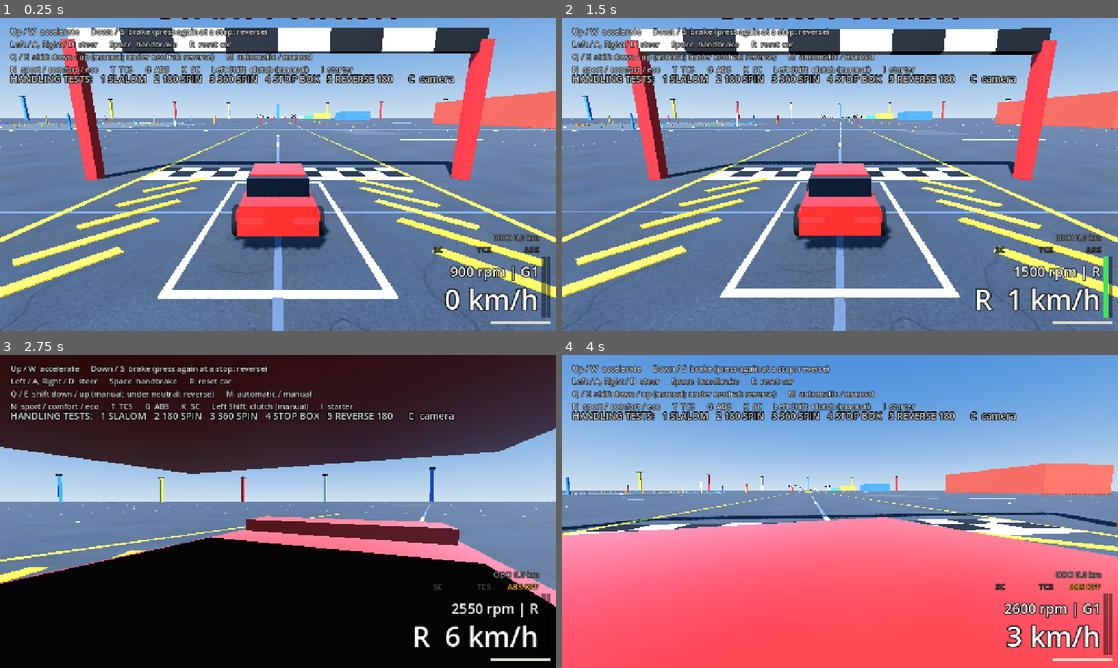
Above: before the commit, frames 1-4 (two rows, left to right).
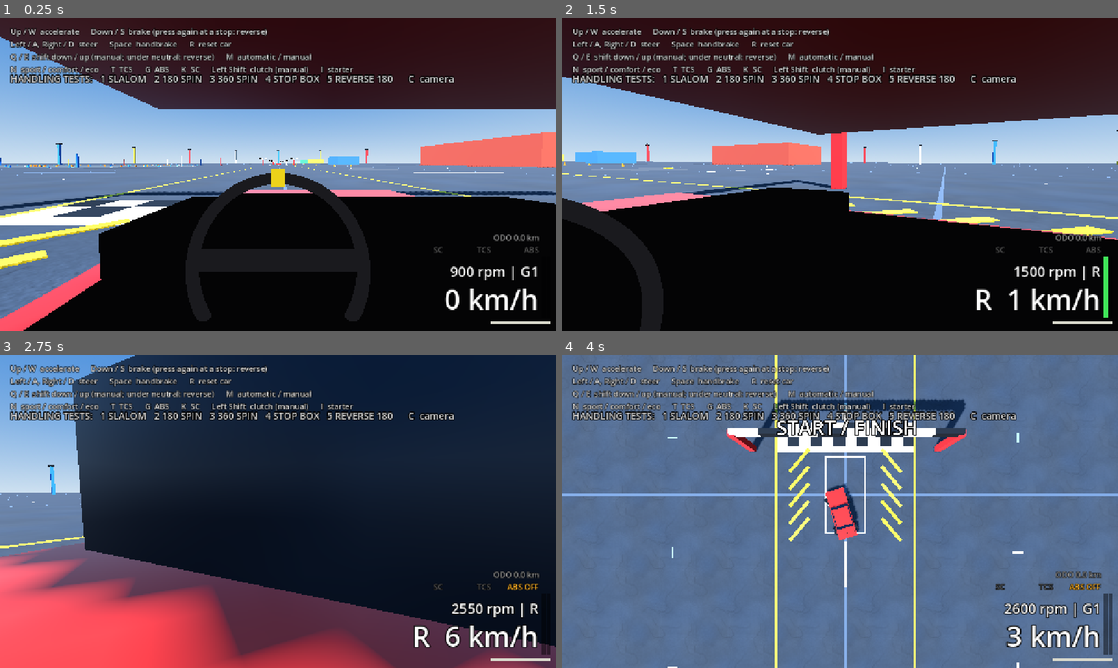
Above: after the commit, the same moments.

Repository: kokosro/factory-driver
Game: Godot game, scene res://scenes/main.tscn
Two runs of this game, one before a commit and one after it. Both use one fixed random seed, a clock stepped at 60 frames per second and the inputs below.
Inputs:
- Up to frame 1 (0.25 s): no input
- Up to frame 2 (1.5 s): tap Enter at 0.5 s; hold Right (steer_right) 0.53-1.28 s; hold B (look_back) 0.53-1.28 s; tap C (camera_cycle) at 0.6 s; hold Down (brake) from 1.28 s (still down); tap B (look_back) at 1.35 s
- Up to frame 3 (2.75 s): tap C (camera_cycle) at 1.55 s; release Down (brake) at 2.03 s; hold Right (steer_right) from 2.03 s (still down); hold B (look_back) from 2.03 s (still down); tap G (abs_toggle) at 2.1 s
- Up to frame 4 (4 s): release Right (steer_right) at 2.78 s; release B (look_back) at 2.78 s; hold Up (accelerate) 2.78-3.53 s; tap C (camera_cycle) at 2.85 s; hold Left (steer_left) from 3.53 s (still down); hold Shift (clutch_pedal) from 3.53 s (still down); tap B (look_back) at 3.8 s

The runs differ from the first frame. In frame 1, 87% of the frame differs, in the area x 0-100%, y 0-100%; in frame 2, 87%; in frame 3, 87%; in frame 4, 92%.

Commit message:
Camera: come up in the car's own view, the cockpit on a car not yet driven
_ready asks the car for the view it was left in (ArcadeCar.camera_view, which
its _ready has already loaded: the car is this camera's sibling in main.tscn
and children come first) instead of always cutting to chase. A car that has
not been driven says cockpit - the driver starts inside the car - and so does
anything that is no view to be left in, the held rear view among them.

cycle_mode hands the new view back to the car; only the cycle key does, so the
rear view look_back cuts to, and set_mode from anywhere else, leave the car's
remembered view alone. The camera still knows nothing of the store.

Diff:
--- a/scripts/chase_camera.gd
+++ b/scripts/chase_camera.gd
@@ -1,10 +1,19 @@
 extends Camera3D
-## The game's one camera. Starts as a third-person chase camera that swings in
-## behind the car's heading and trails its position with a little lag, so the
-## car visibly moves against the frame when it accelerates, brakes or turns.
-## The camera_cycle action steps through the other views: cockpit, front
-## (bonnet), overhead and wheel (down by the front-left tyre), then back to
-## chase. Holding look_back looks behind for as long as it is held: from the
+## The game's one camera. Starts in the view the car was last driven in, which
+## on a car that has not been driven yet is the cockpit: the driver gets in
+## where the last one got out (ArcadeCar.camera_view, kept per car by
+## OdometerStore). The camera_cycle action steps round the views from there:
+## cockpit, front (bonnet), overhead, wheel (down by the front-left tyre),
+## chase - the third-person view that swings in behind the car's heading and
+## trails its position with a little lag, so the car visibly moves against the
+## frame when it accelerates, brakes or turns - and round to the cockpit again.
+##
+## The camera knows nothing of where a view is kept: the car holds camera_view
+## and the store keeps it. The camera reads it once here and hands back every
+## view the cycle key lands on (cycle_mode) - and only those: the held rear
+## view is not a view a car is left in.
+##
+## Holding look_back looks behind for as long as it is held: from the
 ## inside views (cockpit, front) the head turns round over the shoulder, the eye
 ## where it was and mode_name() what it was; from the outside views (chase,
 ## overhead, wheel) the camera cuts to the rear view, ahead of the nose.
@@ -189,7 +198,8 @@
 
 @export var target: ArcadeCar
 
-## The active view. Change it with set_mode() or cycle_mode().
+## The active view. Change it with set_mode() or cycle_mode(). What is here is
+## only what the camera is created with: _ready puts it in the car's own view.
 var mode := Mode.CHASE
 
 ## The outside view look_back interrupted, restored when the key is released.
@@ -220,7 +230,9 @@
 	_default_near = near
 	if target:
 		_build_dashboard()
-		set_mode(Mode.CHASE)
+		# The car's _ready has run by now (it is this camera's sibling in
+		# main.tscn and children come first), so its stored view is in place.
+		set_mode(_stored_mode())
 
 
 func _physics_process(_delta: float) -> void:
@@ -272,13 +284,30 @@
 	return mode == Mode.COCKPIT or mode == Mode.FRONT
 
 
-## Steps to the next view, wrapping back to chase after the last. The held-only
-## rear view is not a stop on the way.
+## Steps to the next view, wrapping round after the last (wheel -> chase ->
+## cockpit). The held-only rear view is not a stop on the way, and where the
+## cycle lands is what the car is left in.
 func cycle_mode() -> void:
 	var next := (mode + 1) % Mode.size()
 	if next == Mode.REAR:
 		next = (next + 1) % Mode.size()
 	set_mode(next as Mode)
+	# The car remembers the view it is driven in, and its store keeps it for
+	# the next session. Here and nowhere else: the rear view look_back cuts to
+	# is held, not chosen, and set_mode from anywhere else is not the driver
+	# cycling the view either.
+	if target:
+		target.camera_view = mode
+
+
+## The view to come up in: the one the car was left in (ArcadeCar.camera_view),
+## or the cockpit for a car that has none to say - or one that is somehow no
+## view to be left in, the held rear view among them.
+func _stored_mode() -> Mode:
+	var stored: int = target.camera_view
+	if stored < 0 or stored >= Mode.REAR:
+		return Mode.COCKPIT
+	return stored as Mode
 
 
 ## Cuts straight to a view, placing the camera where that view wants it now.
